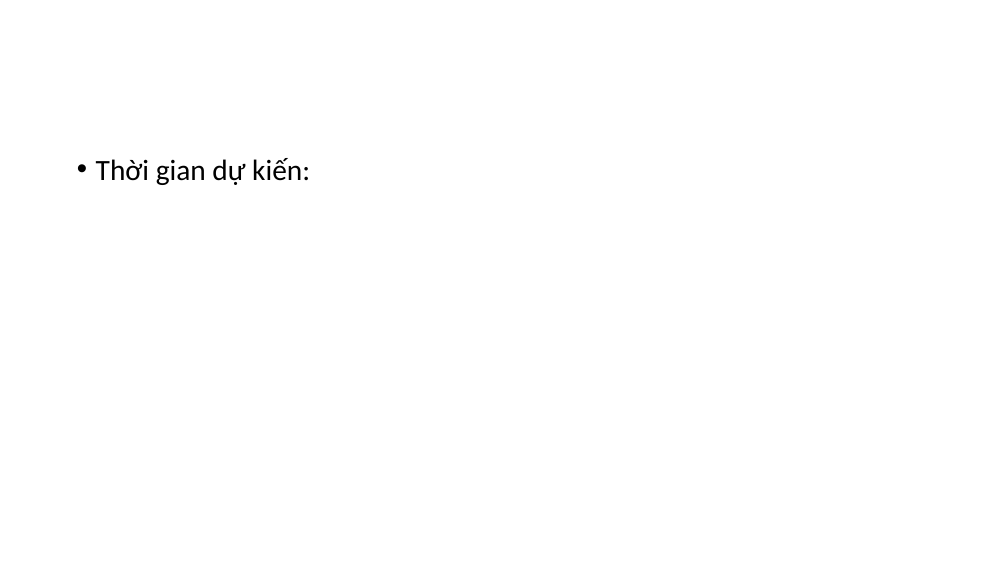
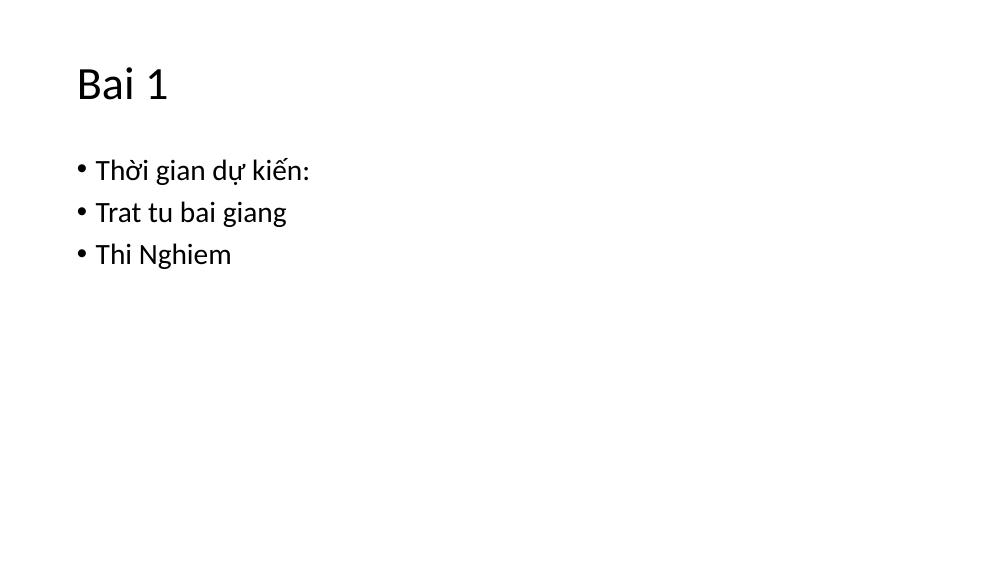
Before and after one commit to LeThoEdu/Nila_Class7, a slide deck: slide 3 of Block_VatLy_6_AmThanh.pptx. Drawn at 1008x567 pixels with LibreOffice and Linux fonts; fonts in the diff are those of the drawing. Boxes give left, top, right and bottom in pixels: in the first picture for what was removed or moved away, otherwise in the second. Text is boxed around its words. In the diff, an @@ line names an element or a change of style, - is before the commit and + after.

Commit message:
Hai anh bo sung ngay 9/4
them khung chuong trinh

```diff
--- a/Block_VatLy_6_AmThanh.pptx
+++ b/Block_VatLy_6_AmThanh.pptx
@@ title added at (77, 67, 168, 100), 44 pt, text #000000 @@
+Bai 1
@@ text at (96, 201, 287, 269): paragraphs added @@
+• Trat tu bai giang
+• Thi Nghiem
```
